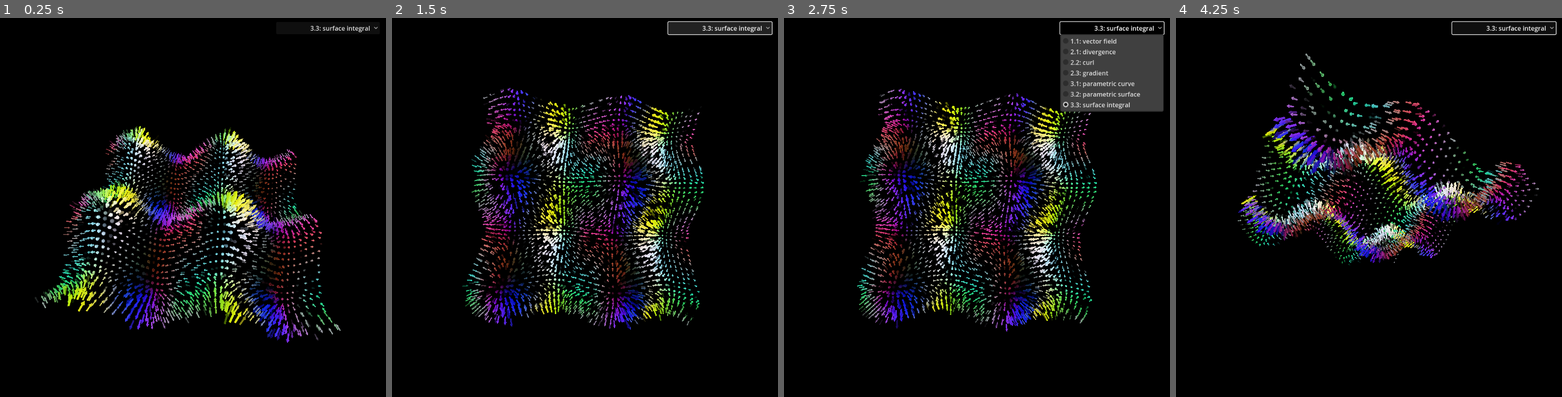
Above: before the commit, frames 1-4 (left to right).
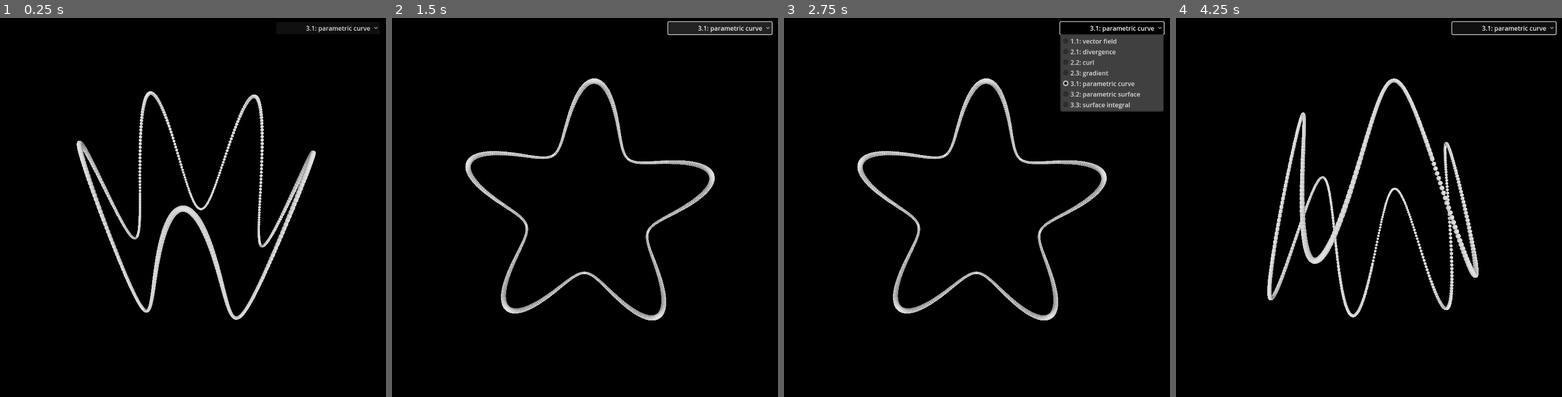
Above: after the commit, the same moments.

Repository: slotling/electromagnetism
Game: Godot game, scene res://Worlds/BaseWorlds/3d_world.tscn
Two runs of this game, one before a commit and one after it. Both use one fixed random seed, a clock stepped at 60 frames per second and the inputs below.
Inputs (mouse positions are in pixels of both pictures, inside the frame that each line leads up to):
- Up to frame 1 (0.25 s): no input
- Up to frame 2 (1.5 s): click "3.3: surface integral" (after the commit: "3.1: parametric curve") at 0.5 s; click "3.3: surface integral" (after the commit: "3.1: parametric curve") at 1.25 s
- Up to frame 3 (2.75 s): click "3.3: surface integral" (after the commit: "3.1: parametric curve") at 2 s
- Up to frame 4 (4.25 s): move the mouse to (1457, 188) at 2.77 s; press the mouse at (1457, 188) at 2.78 s; move the mouse to (1291, 230) at 3.52 s; release the mouse at (1291, 230) at 3.53 s; click (1291, 230) at 3.6 s

The runs differ from the first frame. In frame 1, 11% of the frame differs, in the area x 9-96%, y 2-86%; in frame 2, 11%; in frame 3, 11%; in frame 4, 11%.

Commit message:
remove bad math calculations

Diff:
--- a/Global/Global.gd
+++ b/Global/Global.gd
@@ -1,6 +1,6 @@
 extends Node
 
-var current_function_index = "2dswirl"
+var current_function_index = "idk"
 var FUNCTIONS: Dictionary[String, Array] = { # Dictionary[String, Array[Callable]]
 	"default": [
 		func(x, y, z): return Vector3(x, y, z),
@@ -38,6 +38,12 @@
 		func(x, y, z): return 0,
 		func(x, y, z): return Vector3(0, 0, 0)
 	],
+	"idk": [
+		func(x, y, z): return Vector3(z, y, x),
+		#func(x, y, z): return Vector3(2*x, 2*y, -2*z),
+		#func(x, y, z): return 0,
+		#func(x, y, z): return Vector3(0, 0, 0)
+	],
 }
 
 var state = {
--- a/Scenes/surface.gd
+++ b/Scenes/surface.gd
@@ -1,37 +1,47 @@
 extends Node3D
 
-var i_end = 50
-var j_end = 50
+var i_end = 25
+var j_end = 25
 var texture_spacing = 1.0/5.0
-var u_scale = 0.25
-var v_scale = 0.25
-var u_intercept = -25.0/4
-var v_intercept = -25.0/4
+var u_scale = 1/float(i_end)
+var v_scale = 1/float(j_end)
+var u_intercept = 0
+var v_intercept = 0
 
 func F(u, v):
-	#var pol = PI * u / 100
-	#var azi = 2 * PI * v / 100
-	#var r = 10
-	#return Vector3(r*sin(pol)*cos(azi), r*cos(pol), r*sin(pol)*sin(azi))
+	var pol = PI * u
+	var azi = 2 * PI * v
+	var r = 1
+	return Vector3(sin(pol)*cos(azi), cos(pol), sin(pol)*sin(azi)) * r
 	#return Vector3(u, v, u+v) * 10
 	#return Vector3(sin(u * 2 * PI / 100), cos(u * 2 * PI / 100), sin(v))
-	return Vector3(v, sin(u) + sin(v), u)
+	#return Vector3(v, sin(u) + sin(v), u)
 	#return Vector3((2+sin(v)) * cos(u), (2+sin(v)) * sin(u), u + cos(v))
 	#return Vector3(2 * cos(u) + v * cos(u/2), 2 * sin(u) + v * cos(u/2), v * sin(u/2))
 
+var calc_raw_verts = PackedVector3Array()
+var calc_raw_crosses = PackedVector3Array()
+
+func calculate_raw_values():
+	pass
+
 var raw_verts = PackedVector3Array()
 var raw_crosses = PackedVector3Array()
-
 var verts = PackedVector3Array()
 var uvs = PackedVector2Array()
 var normals = PackedVector3Array()
 var indices = PackedInt32Array()
+
+func calc_cross(u, v, u2, v2):
+	return -(F(u2, v) - F(u, v)).cross(F(u, v2) - F(u, v))
 
 # Called when the node enters the scene tree for the first time.
 func _ready() -> void:
 	var surface_array = []
 	surface_array.resize(Mesh.ARRAY_MAX)
 
+	raw_verts = PackedVector3Array()
+	raw_crosses = PackedVector3Array()
 	verts = PackedVector3Array()
 	uvs = PackedVector2Array()
 	normals = PackedVector3Array()
@@ -57,7 +67,7 @@
 
 			var raw_vert = F(u, v)
 			var vert = raw_vert * G.WORLD.config.draw.PosScale
-			var cross = (F(u2, v) - F(u, v)).cross(F(u, v2) - F(u, v))
+			var cross = calc_cross(u, v, u2, v2)
 			var normal = cross.normalized()
 			var uv = Vector2(i * texture_spacing, j * texture_spacing)
 
@@ -66,7 +76,7 @@
 			verts.push_back(vert)
 			uvs.push_back(uv)
 			#print(vert, normal)
-			normals.push_back(normal)
+			normals.push_back(-normal)
 
 			if i > 0 and j > 0:
 				var icount = j_end + 1
--- a/Scenes/surface.tscn
+++ b/Scenes/surface.tscn
@@ -7,7 +7,6 @@
 transparency = 1
 depth_draw_mode = 1
 specular_mode = 2
-albedo_color = Color(1, 1, 1, 0.003921569)
 albedo_texture = ExtResource("2_2tapi")
 
 [sub_resource type="ArrayMesh" id="ArrayMesh_2tapi"]
--- a/Worlds/3_parametric_equations/3_2_surface.tscn
+++ b/Worlds/3_parametric_equations/3_2_surface.tscn
@@ -7,6 +7,7 @@
 
 [sub_resource type="Resource" id="Resource_811um"]
 script = ExtResource("2_svktb")
+PosScale = 50.0
 metadata/_custom_type_script = "uid://ckj7ev16yia8c"
 
 [sub_resource type="Resource" id="Resource_m1sw4"]
--- a/Worlds/3_parametric_equations/3_3_surface_integral.gd
+++ b/Worlds/3_parametric_equations/3_3_surface_integral.gd
@@ -2,36 +2,20 @@
 
 var sphere = preload("res://Junk/sphere.tscn")
 
-func estimate_surface_integral():
-	var sum = Vector3.ZERO
+func create_drawing_list() -> void:
 	for vert_index in $surface.raw_verts.size():
 		var vert = $surface.raw_verts[vert_index]
-		var normal = $surface.normals[vert_index]
 		var cross = $surface.raw_crosses[vert_index]
+		var normal = cross.normalized()
 		var x = vert.x
 		var y = vert.y
 		var z = vert.z
 
-		var value = F(x, y, z).dot(cross) * Vector3(1, 0, 0)
-		sum += value
-	return sum
-
-func create_drawing_list() -> void:
-	for vert_index in $surface.raw_verts.size():
-		var vert = $surface.raw_verts[vert_index]
-		var normal = $surface.normals[vert_index]
-		var cross = $surface.raw_crosses[vert_index]
-		var x = vert.x
-		var y = vert.y
-		var z = vert.z
-
-		var value = F(x, y, z).dot(cross) * normal
-		#var value = F(x, y, z)
+		#var value = F(x, y, z).dot(cross) * normal
+		var value = F(x, y, z)
 
 		#print(vert)
 		add_drawing_object(x, y, z, value)
 
-	print("Flux: ", estimate_surface_integral().x)
-
 func get_instance_count():
 	return ($surface.i_end+1) * ($surface.j_end+1)
--- a/Worlds/3_parametric_equations/3_3_surface_integral.tscn
+++ b/Worlds/3_parametric_equations/3_3_surface_integral.tscn
@@ -8,6 +8,7 @@
 
 [sub_resource type="Resource" id="Resource_vakic"]
 script = ExtResource("3_ptxdd")
+PosScale = 50.0
 ValScale = 1.0
 MultSize = 0.5
 metadata/_custom_type_script = "uid://ckj7ev16yia8c"
--- a/Worlds/BaseWorlds/3d_world.gd
+++ b/Worlds/BaseWorlds/3d_world.gd
@@ -12,7 +12,7 @@
 		"3.2: parametric surface": load("res://Worlds/3_parametric_equations/3_2_surface.tscn"),
 		"3.3: surface integral": load("res://Worlds/3_parametric_equations/3_3_surface_integral.tscn"),
 	}
-	$SceneSwitcher.init(scenes, 6)
+	$SceneSwitcher.init(scenes, 4)
 
 
 # Called every frame. 'delta' is the elapsed time since the previous frame.
--- a/Worlds/BaseWorlds/3d_world.tscn
+++ b/Worlds/BaseWorlds/3d_world.tscn
@@ -48,6 +48,6 @@
 
 [node name="DirectionalLight3D" type="DirectionalLight3D" parent="CameraPivot"]
 transform = Transform3D(0.99999994, 0, 0, 0, 0.99999994, 0, 0, 0, 0.99999994, 0, 0, 150)
-light_energy = 0.5
+light_energy = 1.5
 
 [editable path="SceneSwitcher"]
